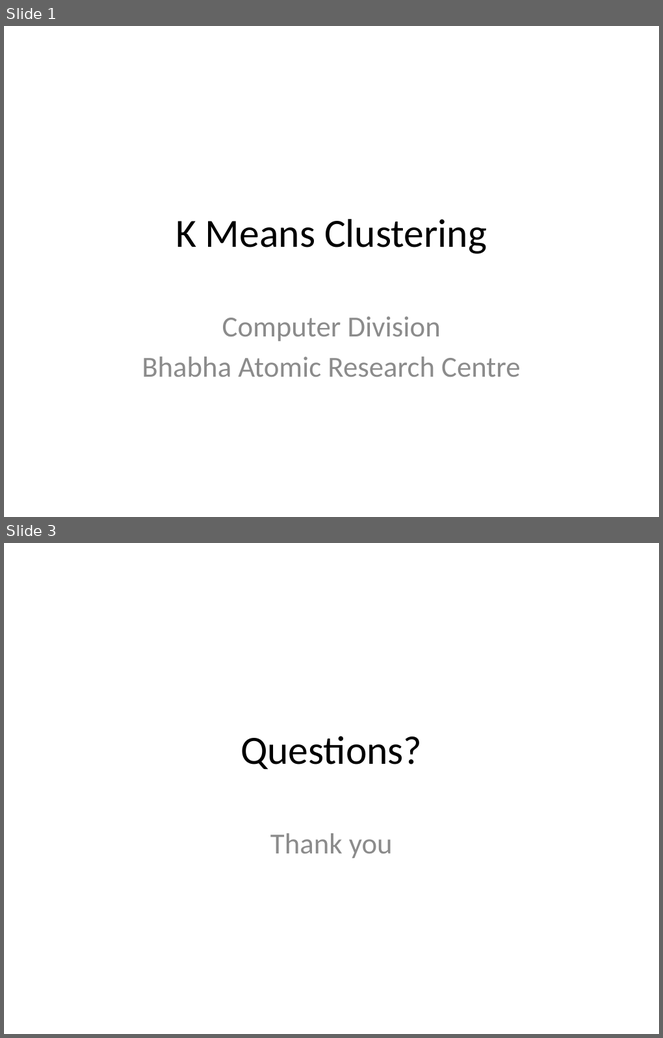
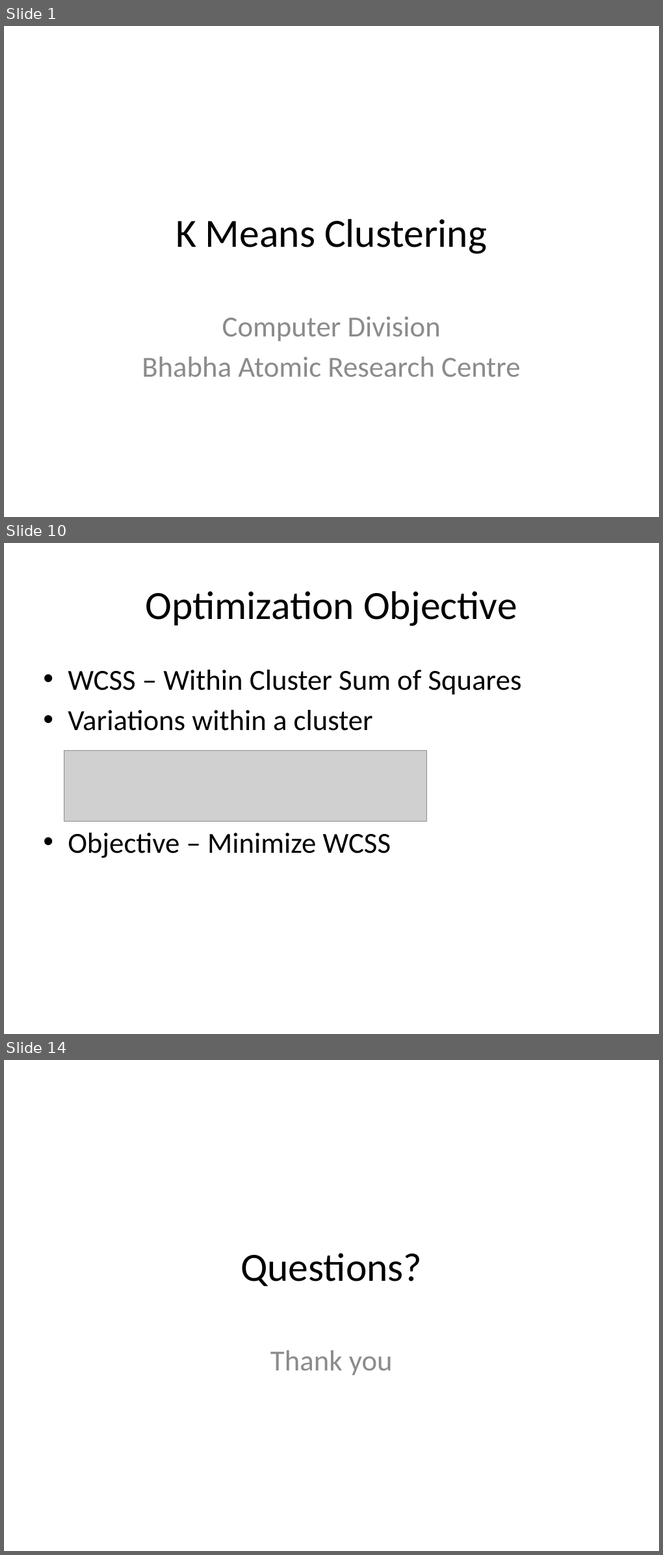
Before and after one commit to look4pritam/ArtificialIntelligence, a slide deck: MachineLearning/K-MeansClustering.pptx. Shown one above the other, each under a label of ours: slides 1 and 3 before the commit, slides 1, 10 and 14 after it; the slides between them are not shown. The pictures are 663x1038 and 663x1555 pixels, drawn with LibreOffice and Linux fonts; fonts in the diff are those of the drawing; grey boxes stand for pictures. Boxes give left, top, right and bottom in pixels: in the first picture for what was removed or moved away, otherwise in the second. Text is boxed around its words. In the diff, an @@ line names an element or a change of style, - is before the commit and + after.

Commit message:
K means clustering is added.

```diff
--- a/MachineLearning/K-MeansClustering.pptx
+++ b/MachineLearning/K-MeansClustering.pptx
@@ slide 10 added at (4,543,659,1034), background #FFFFFF @@
@@ title added at (145,591,518,626), 44 pt, text #000000 @@
+Optimization Objective
@@ text added at (68,670,522,858), 32 pt, text #000000 @@
+• WCSS – Within Cluster Sum of Squares
+• Variations within a cluster
+• Objective – Minimize WCSS
@@ picture added at (64,751,427,821) @@
@@ what was slide 3 is now slide 14 @@
```
Also in this commit, not shown: 11 other slides added, 1 slide removed.
